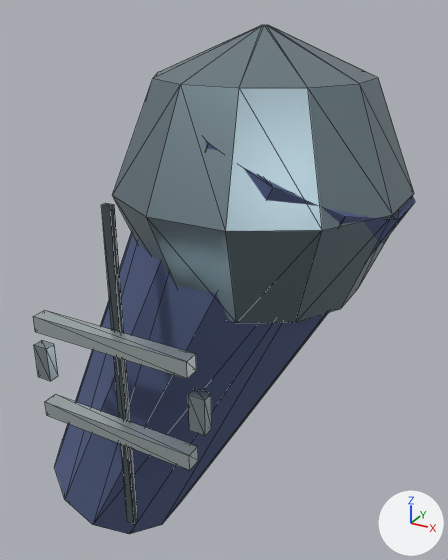
The glTF model Resource/Export/Modules/Outfit_Guard_Slender_Sleeve_R.glb, before and after one commit.
Rendered twice from a camera (50 mm lens) standing at (-0.093, -0.289, 1.49) and looking at (-0.258, 0.011, 1.339). The axes (+X, +Y, +Z) are drawn at lower right. The lights are the same throughout. The first picture is the older version. Mesh edges are drawn as thin lines. Vertices at exactly the same position are counted once.

In view in the first picture: 'Outfit_Guard_Slender_Sleeve_R'.
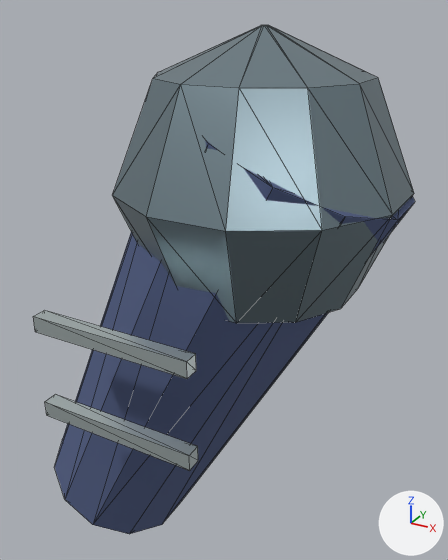
Where the change shows, as pixel boxes [x1, y1, x2, y2] in the pictures (448 x 560 px):
part 1 of me_outfit_guard_slender_sleeve_r_mesh_001, deleted
    before: [188, 389, 212, 436]
part 2 of me_outfit_guard_slender_sleeve_r_mesh_001, deleted
    before: [34, 340, 58, 381]
part 3 of me_outfit_guard_slender_sleeve_r_mesh_001, deleted
    before: [101, 203, 138, 525]

What changed in the scene script:
```text
Change me_outfit_guard_slender_sleeve_r_mesh_001:
    used by ob_outfit_guard_slender_sleeve_r; location = (0.0, 0.0, 0.0)
    remove me_outfit_guard_slender_sleeve_r_mesh_001.from_pydata(...)  # 119 vertices, 199 faces; spans x -0.384..-0.154, y -0.088..0.075, z 1.148..1.482
    add me_outfit_guard_slender_sleeve_r_mesh_001.from_pydata(...)  # 95 vertices, 163 faces; spans x -0.384..-0.154, y -0.088..0.075, z 1.148..1.482
    me_outfit_guard_slender_sleeve_r_mesh_001 part 1: the loose piece of 8 vertices spanning x -0.225..-0.216, y -0.084..-0.078, z 1.305..1.325 is deleted
    me_outfit_guard_slender_sleeve_r_mesh_001 part 2: the loose piece of 8 vertices spanning x -0.322..-0.313, y -0.084..-0.078, z 1.305..1.325 is deleted
    me_outfit_guard_slender_sleeve_r_mesh_001 part 3: the loose piece of 8 vertices spanning x -0.271..-0.266, y -0.08..-0.077, z 1.222..1.409 is deleted
    remove me_outfit_guard_slender_sleeve_r_mesh_001.materials.append(mat_fabric_seam)  # greyish blue #424d52
    remove me_outfit_guard_slender_sleeve_r_mesh_001.materials.append(mat_fastener_titanium)  # grey #a8b6ba
```
